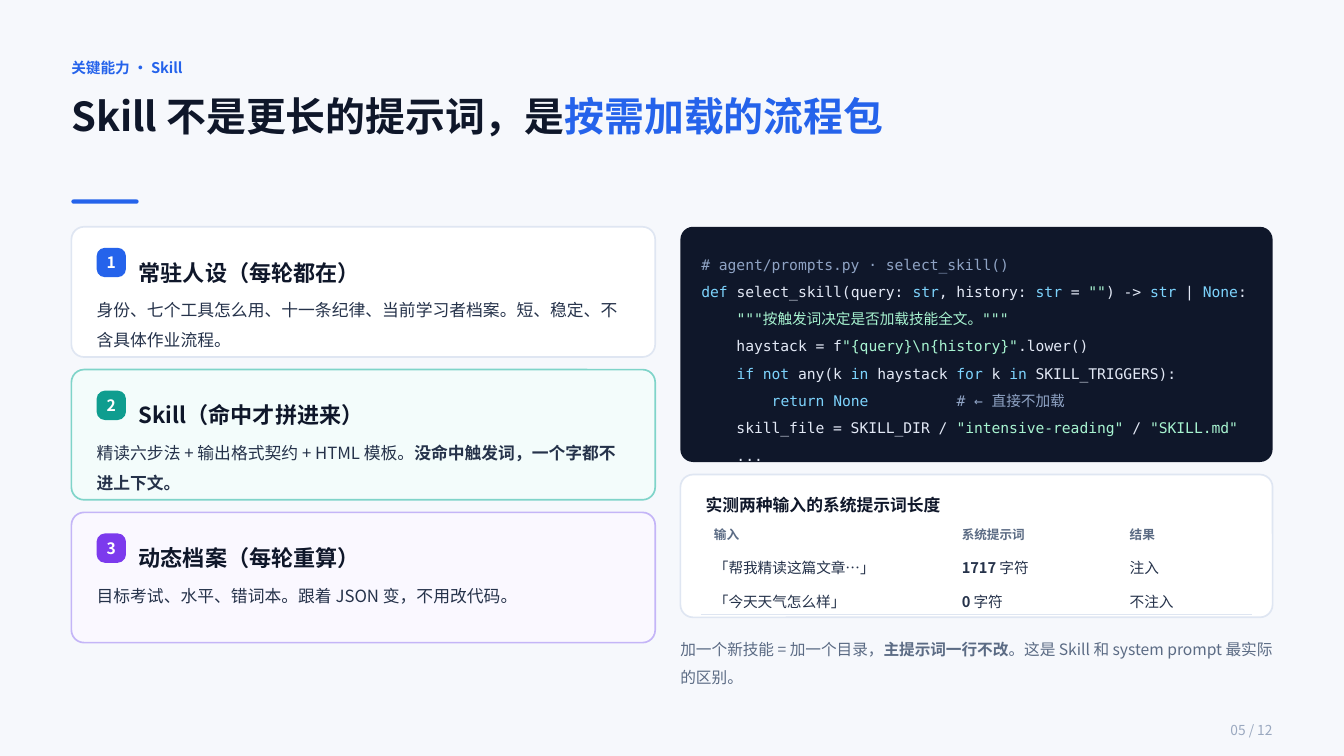
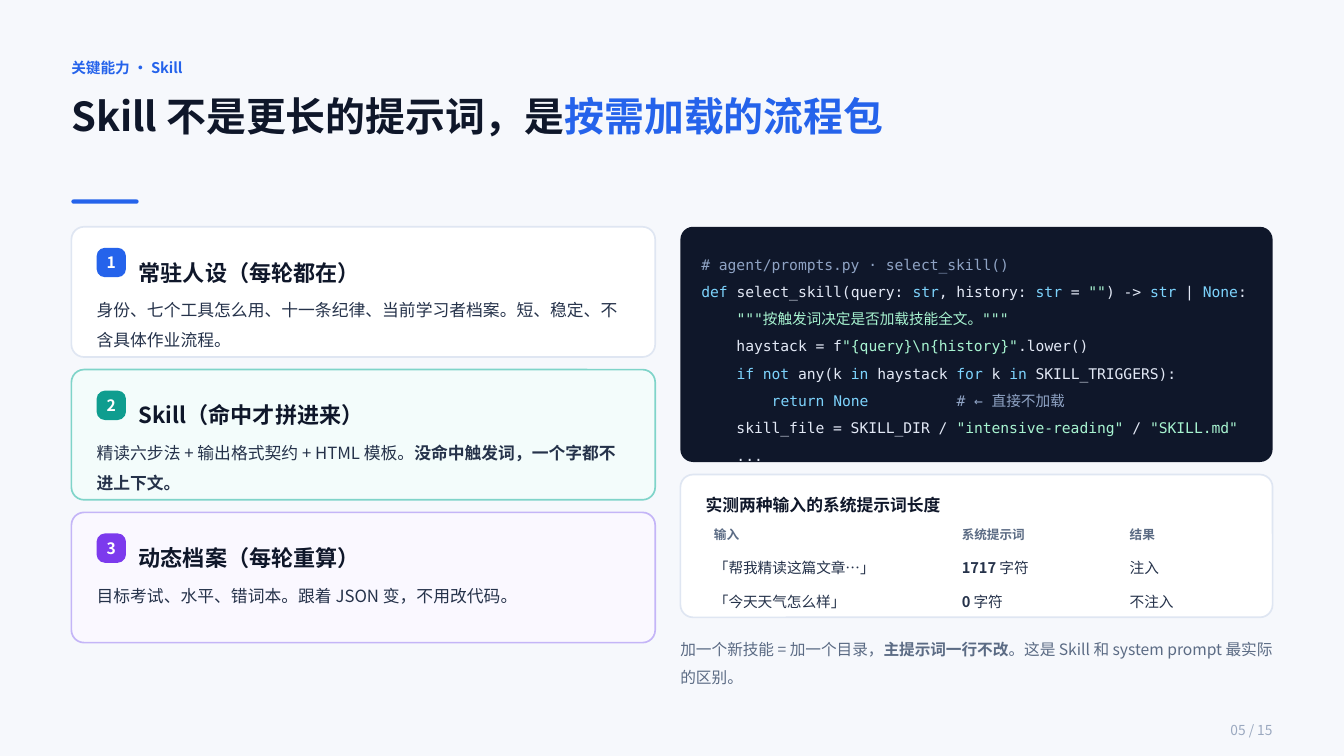
Before and after one commit to xy547/Personalweb, a slide deck: slide 5 of readcoach/答辩幻灯片.pptx. Drawn at 1344x756 pixels with LibreOffice and Linux fonts; fonts in the diff are those of the drawing. Boxes give left, top, right and bottom in pixels: in the first picture for what was removed or moved away, otherwise in the second. Text is boxed around its words. In the diff, an @@ line names an element or a change of style, - is before the commit and + after.

```diff
--- a/readcoach/答辩幻灯片.pptx
+++ b/readcoach/答辩幻灯片.pptx
@@ table at <box>702,516,1252,613</box> @@
@@ borders changed @@
@@ text at <box>1230,725,1272,735</box>: text changed @@
-05 / 12
+05 / 15
```
Also in this commit, not shown: 11 other slides changed, 3 slides added, 4 other files.
